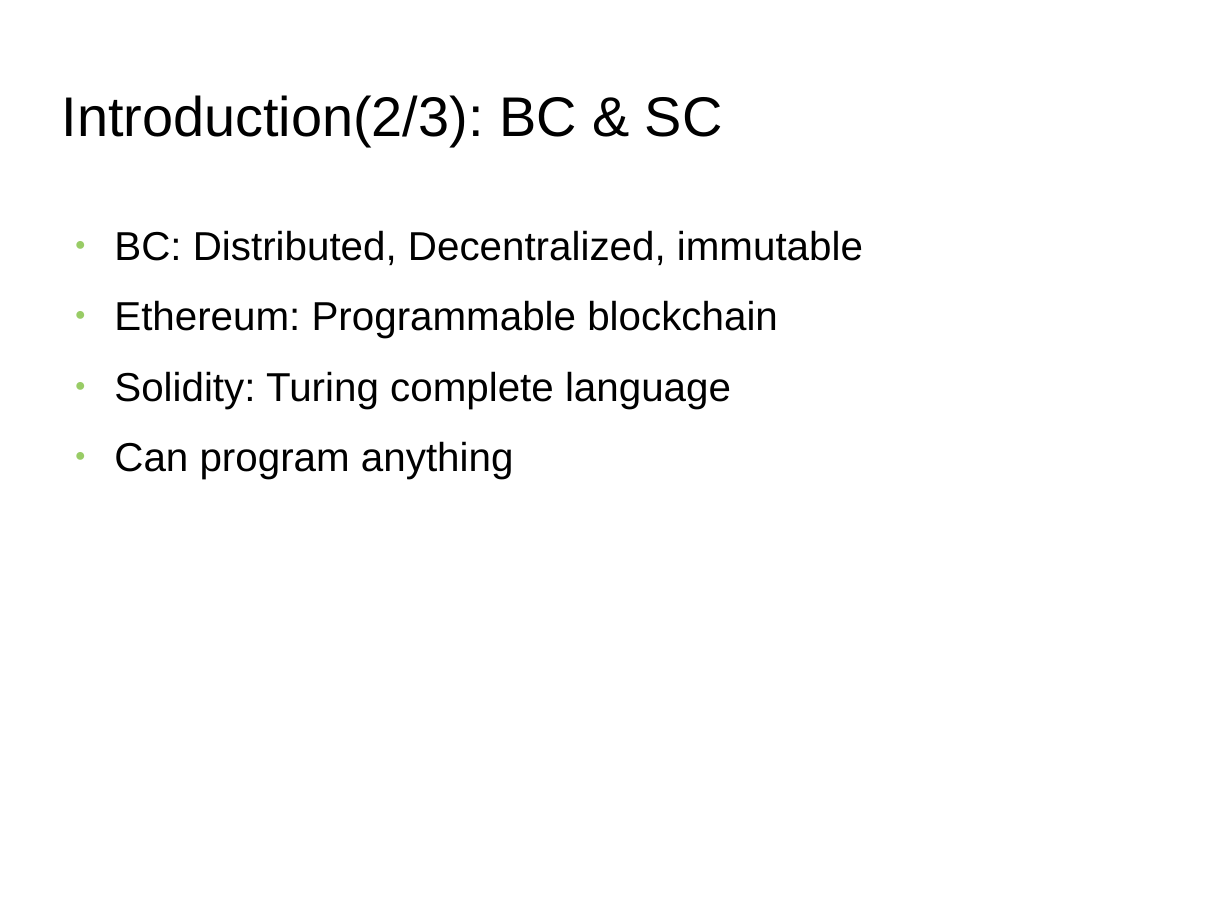
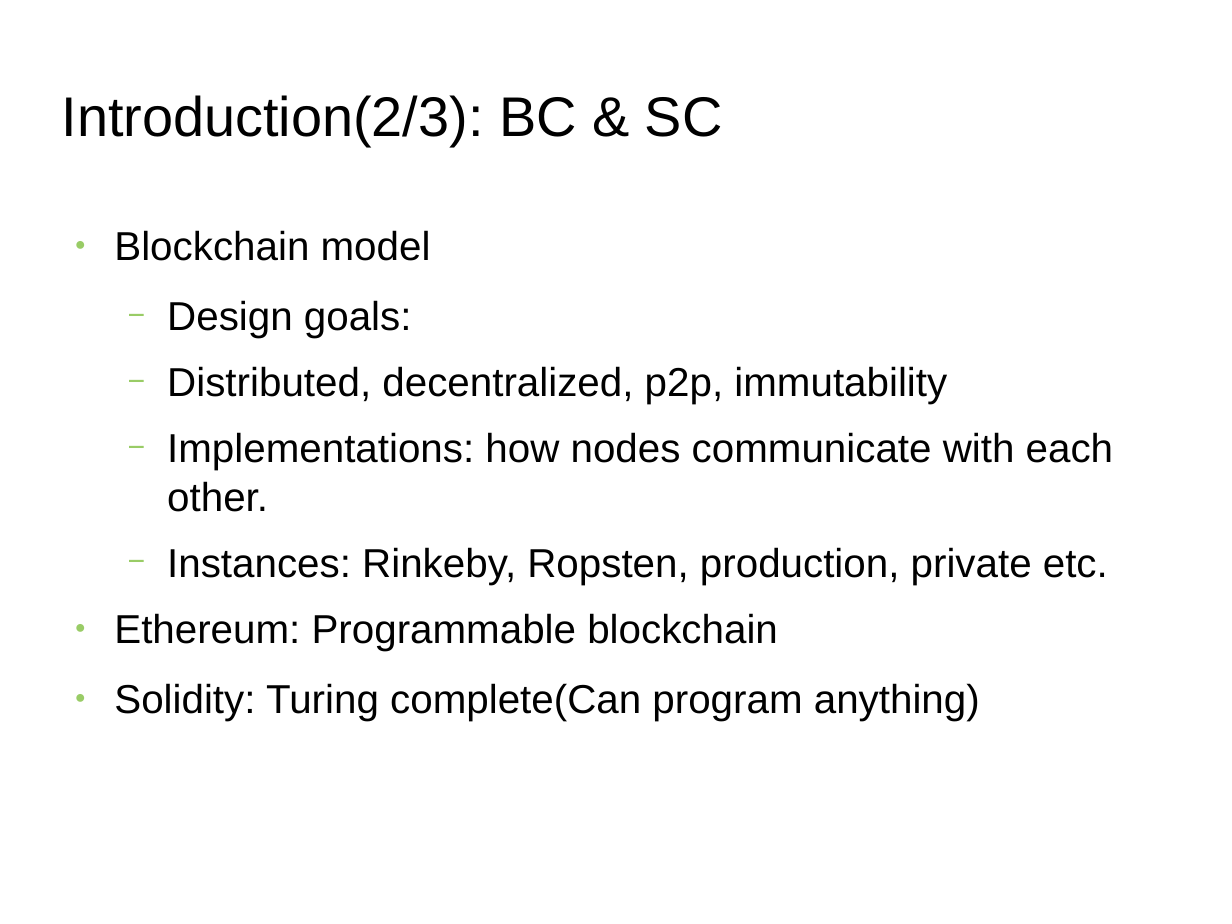
Before and after one commit to s2-t2/blockchain_reputation_system, a slide deck: slide 5 of documents/Presentation/Presentation.odp (slide 4 before the commit). Drawn at 1232x924 pixels with LibreOffice and Linux fonts; fonts in the diff are those of the drawing; background and template pictures are left out. Boxes give left, top, right and bottom in pixels: in the first picture for what was removed or moved away, otherwise in the second. Text is boxed around its words. In the diff, an @@ line names an element or a change of style, - is before the commit and + after.

Commit message:
presentation update

```diff
--- a/documents/Presentation/Presentation.odp
+++ b/documents/Presentation/Presentation.odp
@@ text at (x1=114, y1=230, x2=1114, y2=585): text changed @@
-● BC: Distributed, Decentralized, immutable
+● Blockchain model
+  − Design goals:
+  − Distributed, decentralized, p2p, immutability
+  − Implementations: how nodes communicate with each other.
+  − Instances: Rinkeby, Ropsten, production, private etc.
@@ text at (x1=114, y1=683, x2=980, y2=721): text changed @@
-● Solidity: Turing complete language
-● Can program anything
+● Solidity: Turing complete(Can program anything)
```
Also in this commit, not shown: 3 other slides changed, 1 slide added, 8 other files.
